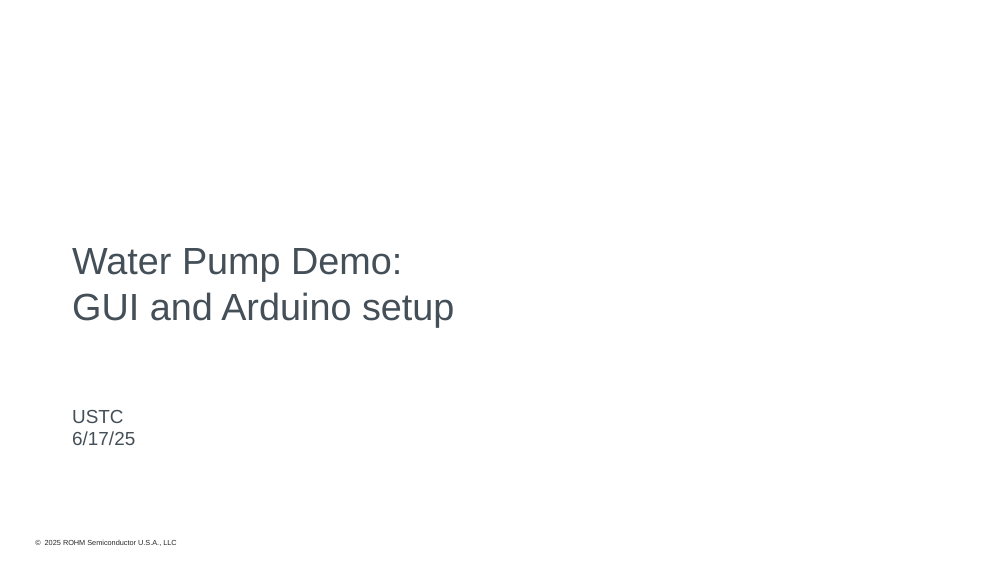
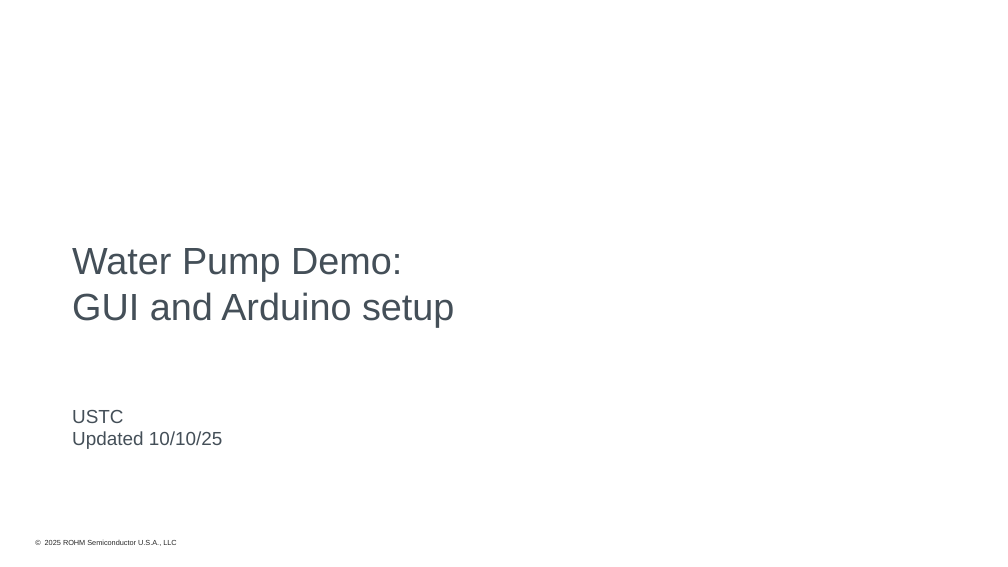
Before and after one commit to mvanocht/BLDC_Pump, a slide deck: slide 1 of Water Pump Demo Arduino and Gui instructions.pptx. Drawn at 1008x567 pixels with LibreOffice and Linux fonts; fonts in the diff are those of the drawing; background and template pictures are left out. Boxes give left, top, right and bottom in pixels: in the first picture for what was removed or moved away, otherwise in the second. Text is boxed around its words. In the diff, an @@ line names an element or a change of style, - is before the commit and + after.

Commit message:
update Arduino for RGB blink LED strip and update PPT

```diff
--- a/Water Pump Demo Arduino and Gui instructions.pptx
+++ b/Water Pump Demo Arduino and Gui instructions.pptx
@@ subtitle at [72, 431, 223, 449]: text changed @@
-6/17/25
+Updated 10/10/25
```
Also in this commit, not shown: 1 other slide changed, 1 other file.
